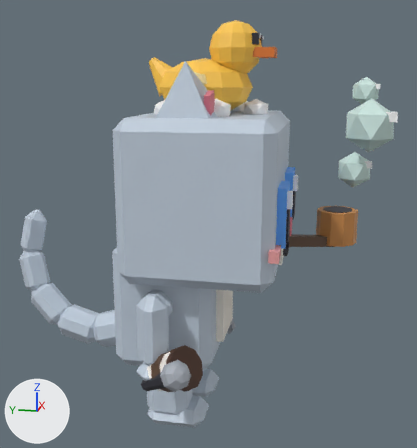
Before and after pictures for a commit that changed the FBX model assets/cat-cafe/exports/CatCafe_Cat_Bubbles_Work.fbx.
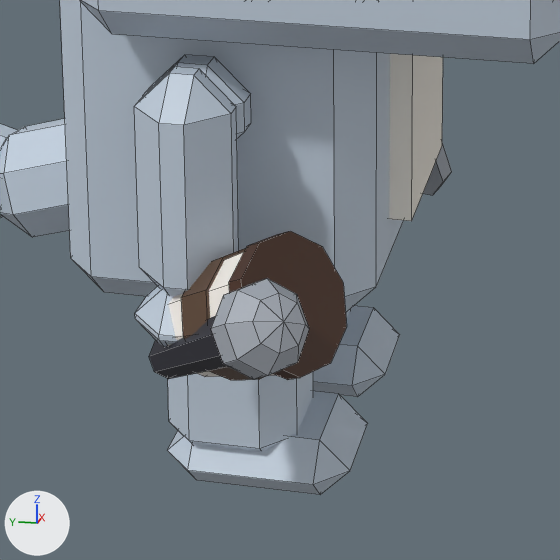
Each version is shown whole from a 50 mm camera at (-0.02973, -0.00839, 0.01831) aimed at (0.00085, -0.00227, 0.01067), then close up on the part from 23% to 65% of the width and 61% to 100% of the height. The lights are fixed; the arrows at lower left show +X, +Y and +Z. The older version's two pictures come first. The close-ups show mesh edges as thin lines. Where no turn or scale is listed for an object, it has been applied to the vertices.

Names of what the first close-up shows: 'CatCafe_Cat_Bubbles_Work_Body', 'CatCafe_Cat_Bubbles_Work_Head', 'CatCafe_Cat_Bubbles_Work_Held_Barista', 'CatCafe_Cat_Bubbles_Work_Held_Entertainer', 'CatCafe_Cat_Bubbles_Work_Held_Waiter', 'CatCafe_Cat_Bubbles_Work_LegB1', 'CatCafe_Cat_Bubbles_Work_LegB2', 'CatCafe_Cat_Bubbles_Work_LegF2', 'CatCafe_Cat_Bubbles_Work_Tail'.
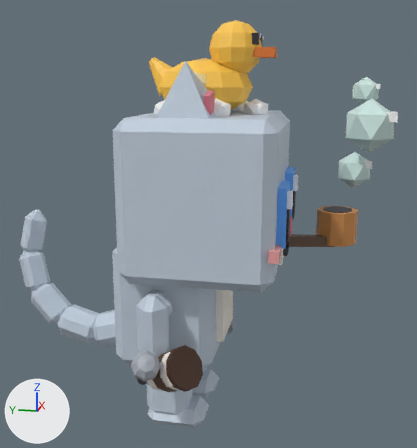
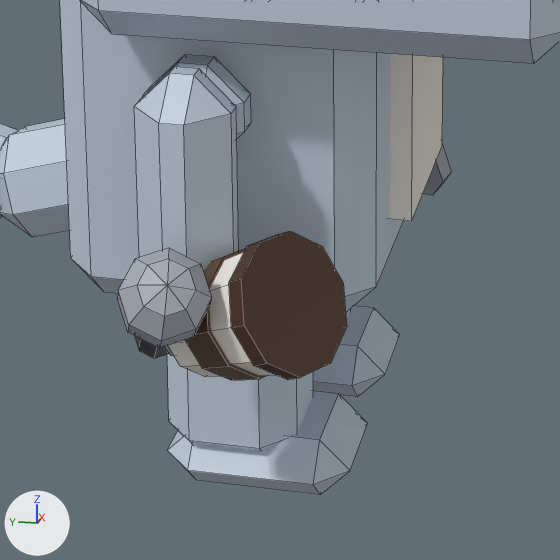
Location of each change, (x1, y1, x2, y2) in pixels of the close-ups (560 x 560 px; the box of a moved part takes in the faces that stretch with it):
```json
{"object": "CatCafe_Cat_Bubbles_Work_Held_Entertainer", "change": "reshaped", "before": [149, 278, 309, 380], "after": [117, 248, 212, 359], "on screen": "40% narrower, 9% taller"}
{"part": 1, "of": "me_catcafe_cat_bubbles_work_held_entertainer", "change": "moved or reshaped", "before": [211, 278, 309, 380], "after": [117, 248, 212, 348]}
{"part": 2, "of": "me_catcafe_cat_bubbles_work_held_entertainer", "change": "moved or reshaped", "before": [149, 316, 228, 379], "after": [135, 336, 169, 359]}
```

Scene script edits in JSON lines:
```json
{"block": "me_catcafe_cat_bubbles_work_held_entertainer", "where": "# used by ob_catcafe_cat_bubbles_work_held_entertainer; location = (-0.00451, -0.00066, 0.00437)"}
{"op": "remove", "block": "me_catcafe_cat_bubbles_work_held_entertainer", "code": "me_catcafe_cat_bubbles_work_held_entertainer.from_pydata(...)  # 50 vertices, 50 faces; spans x -0.00262..0.00013, y -0.00222..0.00068, z -0.001..0.00158"}
{"op": "add", "block": "me_catcafe_cat_bubbles_work_held_entertainer", "code": "me_catcafe_cat_bubbles_work_held_entertainer.from_pydata(...)  # 50 vertices, 50 faces; spans x -0.00234..0.00027, y -0.00074..0.001, z -0.00076..0.00181"}
{"block": "me_catcafe_cat_bubbles_work_held_entertainer", "change": "me_catcafe_cat_bubbles_work_held_entertainer part 1: the loose piece of 34 vertices spanning x -0.00262..-0.00126, y -0.00222..-0.00086, z 0.00026..0.00158 is multiplied about its middle by the matrix ((0.626, 0.739, 0.247), (-0.615, 0.663, -0.427), (-0.48, 0.115, 0.87)), then moved by (0.00027, 0.00151, 0.00019)"}
{"block": "me_catcafe_cat_bubbles_work_held_entertainer", "change": "me_catcafe_cat_bubbles_work_held_entertainer part 2: 16 of 50 vertices moved; they spanned x -0.00212..0.00013, y -0.00169..0.00068, z -0.001..0.00112 and now span x -0.00175..0.00027, y -0.00036..0.001, z -0.00076..0.00124; mean shift (0.00025, 0.00083, 0.00018); largest move (-0.00202, -0.00142, 0.00043) -> (-0.00175, 0.00031, 0.00074)"}
```
